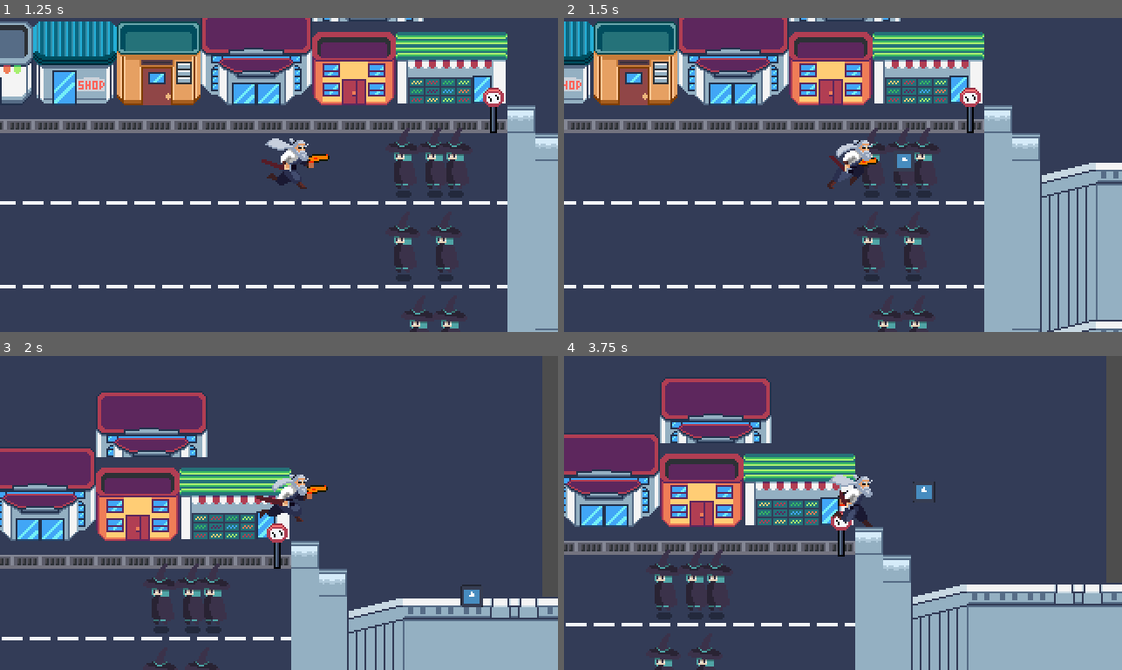
Above: before the commit, frames 1-4 (two rows, left to right).
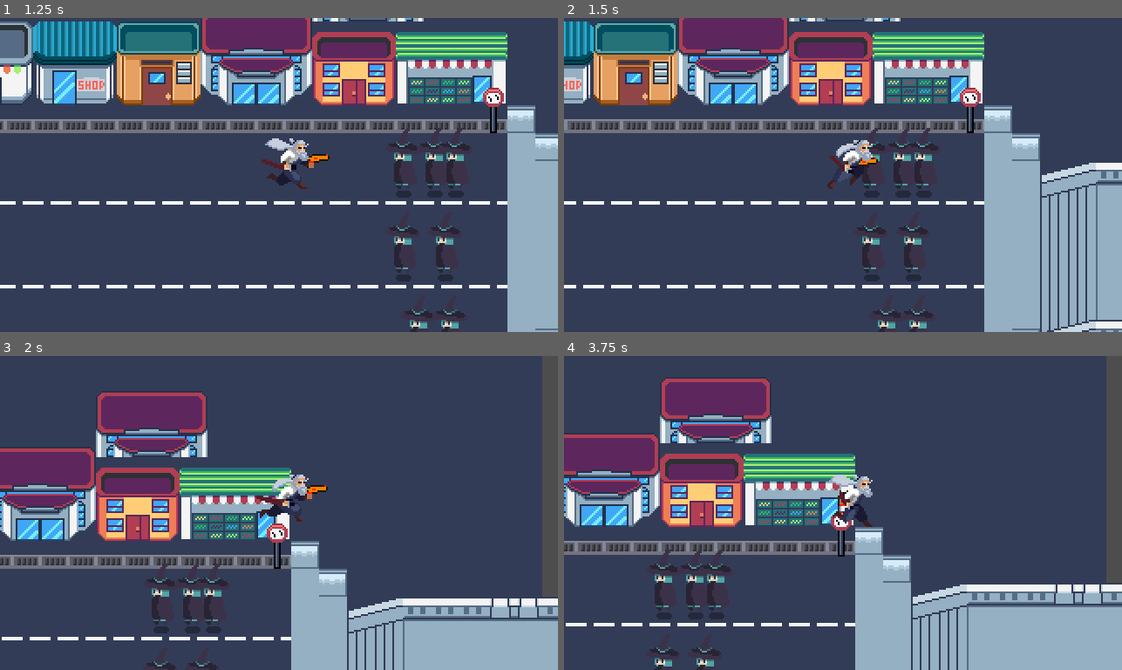
Above: after the commit, the same moments.

Repository: AliSp77/POP_em
Game: Godot game, scene res://world/world.tscn
The game is run twice, just before and just after one commit, with the same random seed, the same clock (stepped at 60 frames per second) and the same inputs. The engine's default icon, where the game draws it, is replaced by a stand-in: a white triangle on a blue panel in a dark square.
Inputs:
- Up to frame 1 (1.25 s): hold D (right) from 0.53 s (still down); tap W (top) at 0.6 s
- Up to frame 2 (1.5 s): keep holding D (right); tap Space (fire) at 1.35 s
- Up to frame 3 (2 s): keep holding D (right); tap W (top) at 1.55 s
- Up to frame 4 (3.75 s): release D (right) at 2.03 s; hold A (left) 2.03-2.78 s; tap W (top) at 2.1, 2.85 s; hold D (right) from 2.78 s (still down); tap Space (fire) at 3.6 s

Frame 1 is identical in both runs. In frame 2, 0.1% of the frame differs, in the area x 59-63%, y 42-49%; in frame 3, 0.2%, in the area x 82-87%, y 72-80%; in frame 4, 0.1%.

Commit message:
projectile bubble

Diff:
--- a/gun/projectile.gd
+++ b/gun/projectile.gd
@@ -1,8 +1,20 @@
 extends Node2D
 class_name Projectile
 
-const SPEED: int = 300
+@onready var animation_player: AnimationPlayer = $AnimationPlayer
+
+const SPEED: int = 200
 var direction_hit: int = 1
 
 func _process(delta: float) -> void:
 	position += direction_hit * transform.x * SPEED * delta
+	if position.x > 150 :
+		queue_free()
+	if position.x <= 120:
+		var random_number = randf_range(-1, 1)
+		position.y += random_number
+		clamp(position.y, position.y-1, position.y)
+	elif position.x > 120:
+		var random_number = randf_range(-5, 5)
+		position.y += random_number
+		clamp(position.y, position.y-4, position.y)
--- a/gun/projectile.tscn
+++ b/gun/projectile.tscn
@@ -1,22 +1,66 @@
-[gd_scene load_steps=5 format=3 uid="uid://c13ohuchhijy5"]
+[gd_scene load_steps=8 format=3 uid="uid://c13ohuchhijy5"]
 
 [ext_resource type="Script" path="res://gun/projectile.gd" id="1_i2rtl"]
-[ext_resource type="Texture2D" uid="uid://cw3oejp7a16ss" path="res://icon.svg" id="2_c2773"]
+[ext_resource type="Texture2D" uid="uid://d3j8nc7txvbyt" path="res://gun/gun/Sprite-0001.png" id="2_i37fn"]
 [ext_resource type="PackedScene" uid="uid://cp33kksvtvaf3" path="res://gun/hit_box.tscn" id="3_514np"]
 
 [sub_resource type="RectangleShape2D" id="RectangleShape2D_dgpo0"]
-size = Vector2(12, 12)
+size = Vector2(9, 9)
+
+[sub_resource type="Animation" id="Animation_nebqo"]
+resource_name = "shoot"
+step = 0.1
+tracks/0/type = "value"
+tracks/0/imported = false
+tracks/0/enabled = true
+tracks/0/path = NodePath("Sprite2D:frame")
+tracks/0/interp = 1
+tracks/0/loop_wrap = true
+tracks/0/keys = {
+"times": PackedFloat32Array(0, 1),
+"transitions": PackedFloat32Array(1, 1),
+"update": 0,
+"values": [0, 5]
+}
+
+[sub_resource type="Animation" id="Animation_e1gyn"]
+length = 0.001
+tracks/0/type = "value"
+tracks/0/imported = false
+tracks/0/enabled = true
+tracks/0/path = NodePath("Sprite2D:frame")
+tracks/0/interp = 1
+tracks/0/loop_wrap = true
+tracks/0/keys = {
+"times": PackedFloat32Array(0),
+"transitions": PackedFloat32Array(1),
+"update": 1,
+"values": [0]
+}
+
+[sub_resource type="AnimationLibrary" id="AnimationLibrary_lga7k"]
+_data = {
+"RESET": SubResource("Animation_e1gyn"),
+"shoot": SubResource("Animation_nebqo")
+}
 
 [node name="projectile" type="Node2D"]
-position = Vector2(21, 100)
+modulate = Color(0.827451, 0.690196, 0, 1)
 script = ExtResource("1_i2rtl")
 
 [node name="Sprite2D" type="Sprite2D" parent="."]
-scale = Vector2(0.1, 0.1)
-texture = ExtResource("2_c2773")
+texture = ExtResource("2_i37fn")
+hframes = 6
 
 [node name="Hitbox" parent="." instance=ExtResource("3_514np")]
 damage = 4
 
 [node name="CollisionShape2D" type="CollisionShape2D" parent="Hitbox"]
+position = Vector2(-1.5, 1.5)
 shape = SubResource("RectangleShape2D_dgpo0")
+
+[node name="AnimationPlayer" type="AnimationPlayer" parent="."]
+libraries = {
+"": SubResource("AnimationLibrary_lga7k")
+}
+autoplay = "shoot"
--- a/player/player.tscn
+++ b/player/player.tscn
@@ -12,6 +12,57 @@
 [sub_resource type="CapsuleShape2D" id="CapsuleShape2D_omm3f"]
 radius = 6.0
 height = 20.0
+
+[sub_resource type="Animation" id="Animation_ske0g"]
+length = 0.001
+tracks/0/type = "value"
+tracks/0/imported = false
+tracks/0/enabled = true
+tracks/0/path = NodePath("character:frame")
+tracks/0/interp = 1
+tracks/0/loop_wrap = true
+tracks/0/keys = {
+"times": PackedFloat32Array(0),
+"transitions": PackedFloat32Array(1),
+"update": 1,
+"values": [0]
+}
+tracks/1/type = "value"
+tracks/1/imported = false
+tracks/1/enabled = true
+tracks/1/path = NodePath("gun:position")
+tracks/1/interp = 1
+tracks/1/loop_wrap = true
+tracks/1/keys = {
+"times": PackedFloat32Array(0),
+"transitions": PackedFloat32Array(1),
+"update": 0,
+"values": [Vector2(-3, -5)]
+}
+tracks/2/type = "value"
+tracks/2/imported = false
+tracks/2/enabled = true
+tracks/2/path = NodePath("gun:rotation")
+tracks/2/interp = 1
+tracks/2/loop_wrap = true
+tracks/2/keys = {
+"times": PackedFloat32Array(0),
+"transitions": PackedFloat32Array(1),
+"update": 0,
+"values": [1.5708]
+}
+tracks/3/type = "value"
+tracks/3/imported = false
+tracks/3/enabled = true
+tracks/3/path = NodePath("gun:z_index")
+tracks/3/interp = 1
+tracks/3/loop_wrap = true
+tracks/3/keys = {
+"times": PackedFloat32Array(0),
+"transitions": PackedFloat32Array(1),
+"update": 1,
+"values": [-1]
+}
 
 [sub_resource type="Animation" id="Animation_6fpvw"]
 resource_name = "Run"
@@ -65,57 +116,6 @@
 "values": [-1]
 }
 
-[sub_resource type="Animation" id="Animation_ske0g"]
-length = 0.001
-tracks/0/type = "value"
-tracks/0/imported = false
-tracks/0/enabled = true
-tracks/0/path = NodePath("character:frame")
-tracks/0/interp = 1
-tracks/0/loop_wrap = true
-tracks/0/keys = {
-"times": PackedFloat32Array(0),
-"transitions": PackedFloat32Array(1),
-"update": 1,
-"values": [0]
-}
-tracks/1/type = "value"
-tracks/1/imported = false
-tracks/1/enabled = true
-tracks/1/path = NodePath("gun:position")
-tracks/1/interp = 1
-tracks/1/loop_wrap = true
-tracks/1/keys = {
-"times": PackedFloat32Array(0),
-"transitions": PackedFloat32Array(1),
-"update": 0,
-"values": [Vector2(-3, -5)]
-}
-tracks/2/type = "value"
-tracks/2/imported = false
-tracks/2/enabled = true
-tracks/2/path = NodePath("gun:rotation")
-tracks/2/interp = 1
-tracks/2/loop_wrap = true
-tracks/2/keys = {
-"times": PackedFloat32Array(0),
-"transitions": PackedFloat32Array(1),
-"update": 0,
-"values": [1.5708]
-}
-tracks/3/type = "value"
-tracks/3/imported = false
-tracks/3/enabled = true
-tracks/3/path = NodePath("gun:z_index")
-tracks/3/interp = 1
-tracks/3/loop_wrap = true
-tracks/3/keys = {
-"times": PackedFloat32Array(0),
-"transitions": PackedFloat32Array(1),
-"update": 1,
-"values": [-1]
-}
-
 [sub_resource type="Animation" id="Animation_pr3ng"]
 resource_name = "idle"
 loop_mode = 1
@@ -181,9 +181,8 @@
 
 [node name="player" type="CharacterBody2D"]
 position = Vector2(0, -8)
-collision_layer = 0
-collision_mask = 4
-platform_floor_layers = 4294967044
+collision_mask = 20
+platform_floor_layers = 4294967041
 script = ExtResource("1_b555d")
 
 [node name="character" type="Sprite2D" parent="."]
--- /dev/null
+++ b/world/area_2d.gd
@@ -0,0 +1,9 @@
+extends Area2D
+
+
+# Called when the node enters the scene tree for the first time.
+func _ready() -> void:
+	connect("area_entered", finish)
+
+func finish(area: Area2D):
+	print("test")
--- /dev/null
+++ b/world/world.gd
@@ -0,0 +1,12 @@
+extends Node2D
+@onready var area_2d: Area2D = $Area2D
+
+
+# Called when the node enters the scene tree for the first time.
+func _ready() -> void:
+	pass # Replace with function body.
+
+
+# Called every frame. 'delta' is the elapsed time since the previous frame.
+func _process(delta: float) -> void:
+	pass
--- a/world/world.tscn
+++ b/world/world.tscn
@@ -1,5 +1,6 @@
-[gd_scene load_steps=10 format=4 uid="uid://n1oas22mem4g"]
-
+[gd_scene load_steps=11 format=4 uid="uid://n1oas22mem4g"]
+
+[ext_resource type="Script" path="res://world/world.gd" id="1_gir40"]
 [ext_resource type="Texture2D" uid="uid://driyn5hssrbvt" path="res://assets/cp/cp/CP_V1.0.4.png" id="1_wr41b"]
 [ext_resource type="PackedScene" uid="uid://dc7a5wixcvv4x" path="res://player/player.tscn" id="2_l627i"]
 [ext_resource type="PackedScene" uid="uid://d240y8tw3hb2e" path="res://Enemy/enemy.tscn" id="7_25grb"]
@@ -1824,6 +1825,7 @@
 sources/0 = SubResource("TileSetAtlasSource_fwva0")
 
 [node name="world" type="Node2D"]
+script = ExtResource("1_gir40")
 
 [node name="TileMap" type="Node2D" parent="."]
 
Binary file added: gun/gun/M484BulletCollection1.png
Not shown, added: gun/gun/M484BulletCollection1.png.import
Binary file added: gun/gun/Sprite-0001.png
Not shown, added: gun/gun/Sprite-0001.png.import
